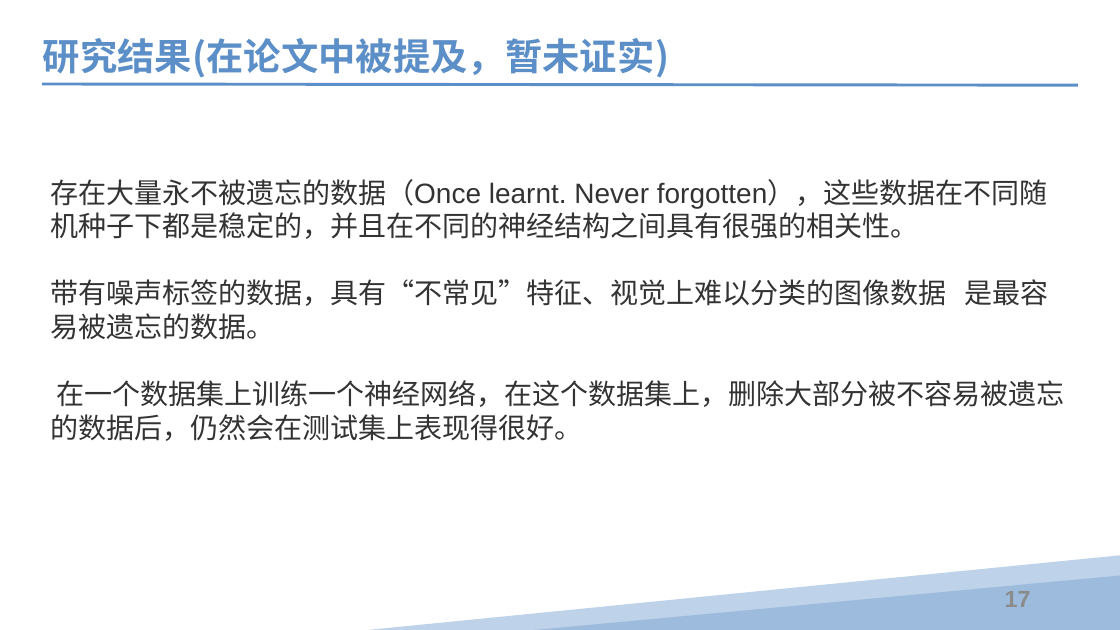
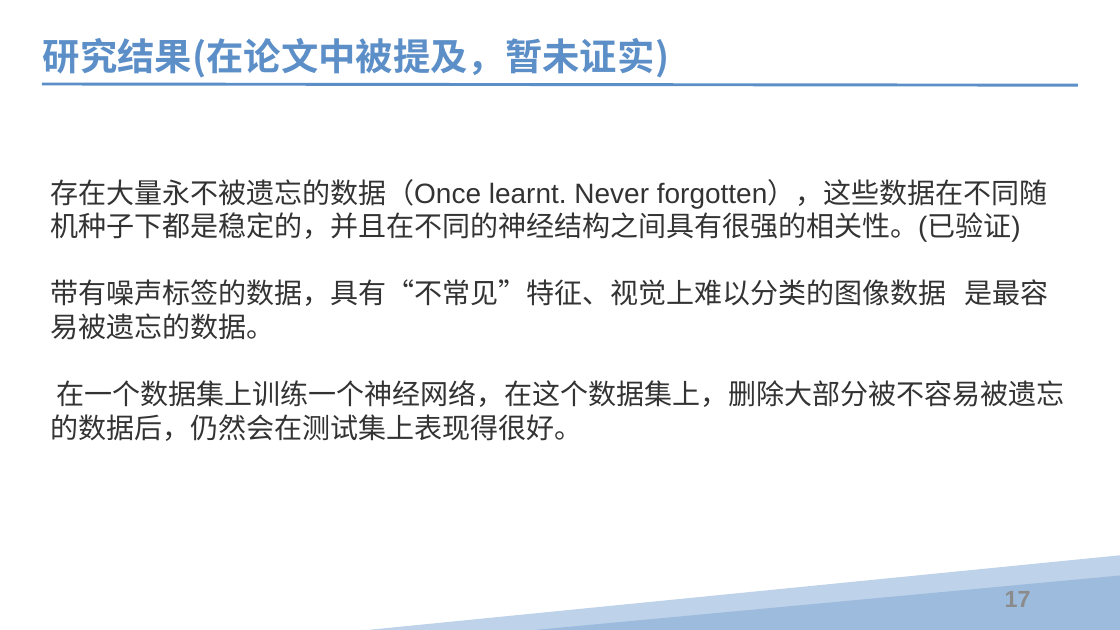
Before and after one commit to sheldonlll/PPTs, a slide deck: slide 18 of Forggetting/遗忘因子.pptx. Drawn at 1120x630 pixels with LibreOffice and Linux fonts; fonts in the diff are those of the drawing. Boxes give left, top, right and bottom in pixels: in the first picture for what was removed or moved away, otherwise in the second. Text is boxed around its words. In the diff, an @@ line names an element or a change of style, - is before the commit and + after.

```diff
--- a/Forggetting/遗忘因子.pptx
+++ b/Forggetting/遗忘因子.pptx
@@ text at (50, 179, 1048, 242): text changed @@
-存在大量永不被遗忘的数据（Once learnt. Never forgotten），这些数据在不同随机种子下都是稳定的，并且在不同的神经结构之间具有很强的相关性。
+存在大量永不被遗忘的数据（Once learnt. Never forgotten），这些数据在不同随机种子下都是稳定的，并且在不同的神经结构之间具有很强的相关性。(已验证)
```
Also in this commit, not shown: 2 other slides changed.
